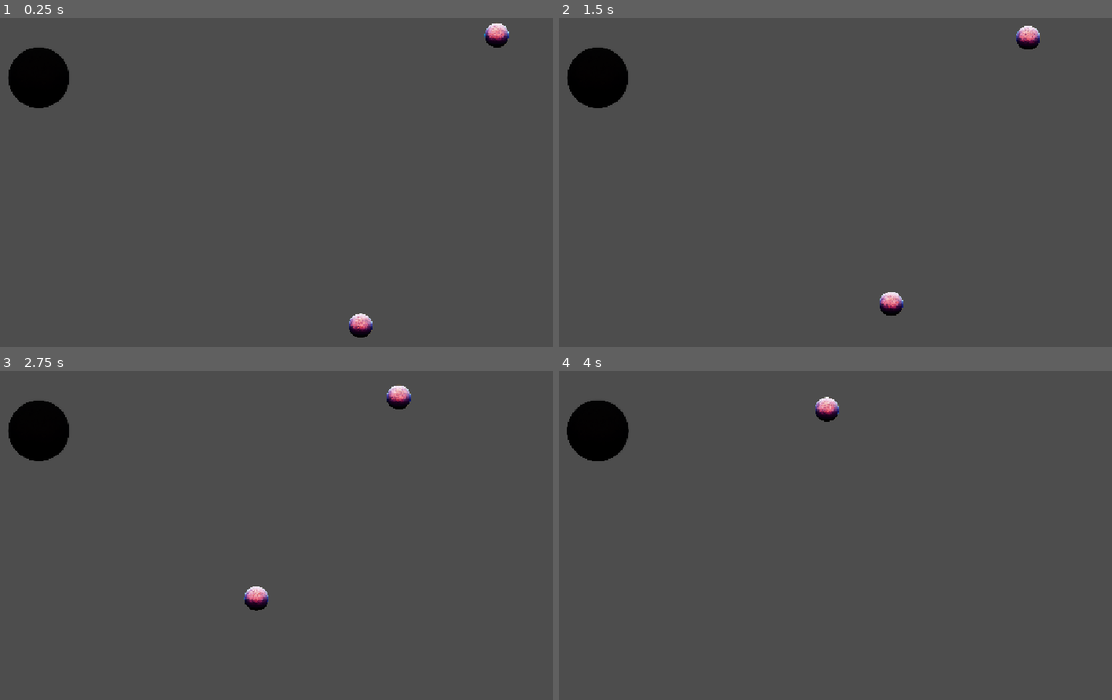
Above: before the commit, frames 1-4 (two rows, left to right).
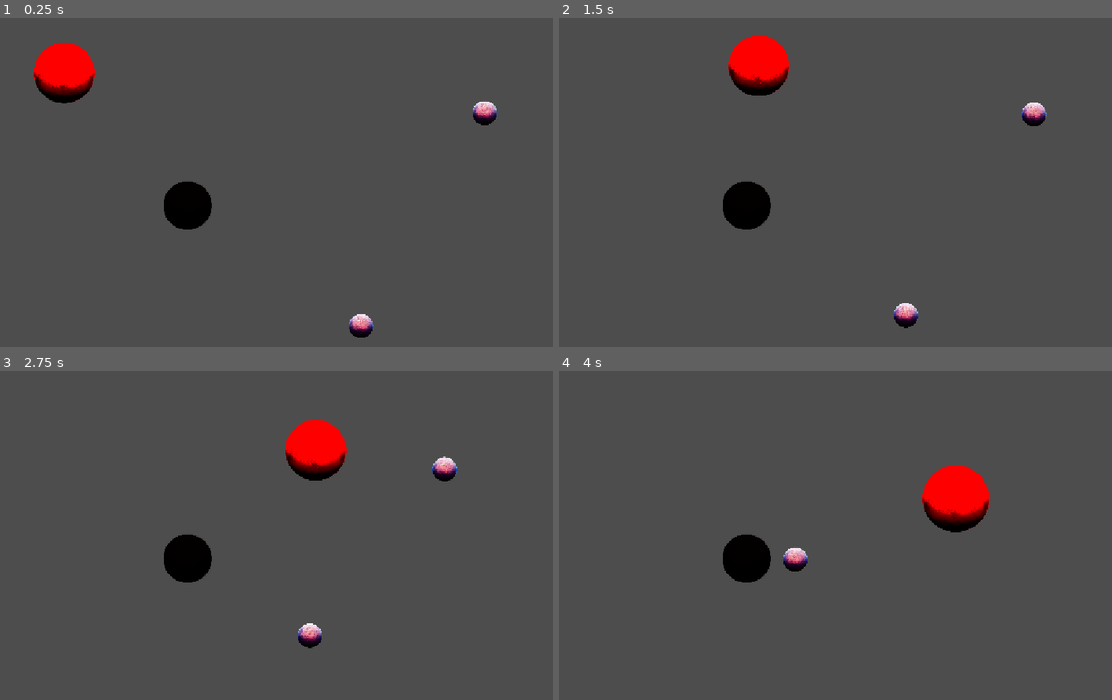
Above: after the commit, the same moments.

Repository: jandabrowski125/shift-hole
Game: Godot game, scene res://scenes/test_arena.tscn
The game is run twice, just before and just after one commit, with the same random seed, the same clock (stepped at 60 frames per second) and the same inputs.
Inputs:
- Up to frame 1 (0.25 s): no input
- Up to frame 2 (1.5 s): no input
- Up to frame 3 (2.75 s): no input
- Up to frame 4 (4 s): no input

The runs differ from the first frame. In frame 1, 4.0% of the frame differs, in the area x 1-93%, y 1-98%; in frame 2, 5.2%; in frame 3, 5.2%, in the area x 1-83%, y 4-85%; in frame 4, 5.1%.

Commit message:
Feat: static black hole

Diff:
--- a/scenes/scene_elements/planet.tscn
+++ b/scenes/scene_elements/planet.tscn
@@ -6,6 +6,8 @@
 radius = 22.203604
 
 [node name="Planet" type="RigidBody2D" unique_id=851073145]
+collision_layer = 2
+collision_mask = 3
 
 [node name="Sprite2D" type="Sprite2D" parent="." unique_id=1109438795]
 scale = Vector2(0.03, 0.03)
--- a/scenes/scene_elements/player.tscn
+++ b/scenes/scene_elements/player.tscn
@@ -1,6 +1,6 @@
 [gd_scene format=3 uid="uid://dxho1h5kuf7kf"]
 
-[ext_resource type="Script" uid="uid://y0e1gmccb5u5" path="res://scenes/scene_elements/player.gd" id="1_dvmro"]
+[ext_resource type="Script" uid="uid://y0e1gmccb5u5" path="res://scripts/player.gd" id="1_dvmro"]
 [ext_resource type="Texture2D" uid="uid://c8bdvhm4ocvvt" path="res://textures/planet.png" id="1_pok6h"]
 
 [sub_resource type="CircleShape2D" id="CircleShape2D_cfwyv"]
@@ -9,16 +9,21 @@
 [sub_resource type="CircleShape2D" id="CircleShape2D_2ybf6"]
 radius = 881.0959
 
+[sub_resource type="CircleShape2D" id="CircleShape2D_88rhy"]
+radius = 57.07889
+
 [node name="Player" type="RigidBody2D" unique_id=851073145]
 mass = 100.0
 script = ExtResource("1_dvmro")
 
 [node name="Sprite2D" type="Sprite2D" parent="." unique_id=1109438795]
-modulate = Color(0.012617188, 0.012617188, 0.012617188, 1)
+modulate = Color(5.7219377, 0, 0, 1)
 scale = Vector2(0.075, 0.075)
 texture = ExtResource("1_pok6h")
 
 [node name="CollisionTrigger" type="Area2D" parent="." unique_id=80762426]
+collision_layer = 2
+collision_mask = 2
 input_pickable = false
 
 [node name="CollisionShape2D" type="CollisionShape2D" parent="CollisionTrigger" unique_id=117535692]
@@ -26,15 +31,20 @@
 debug_color = Color(0, 0.008664037, 0.0122821415, 0.41960785)
 
 [node name="GravityArea2D" type="Area2D" parent="." unique_id=824226226]
+visible = false
+collision_layer = 2
+collision_mask = 2
 gravity_space_override = 1
 gravity_point = true
 gravity_point_unit_distance = 60.0
 gravity_point_center = Vector2(0, 0)
 gravity_direction = Vector2(0, 0)
-gravity = 9800.0
 
 [node name="CollisionShape2D" type="CollisionShape2D" parent="GravityArea2D" unique_id=773216362]
 shape = SubResource("CircleShape2D_2ybf6")
 debug_color = Color(0.015592533, 0.014397634, 0.017621012, 0.41960785)
 
+[node name="CollisionShape2D" type="CollisionShape2D" parent="." unique_id=380145062]
+shape = SubResource("CircleShape2D_88rhy")
+
 [connection signal="body_entered" from="CollisionTrigger" to="." method="_on_collision_trigger_body_entered"]
--- /dev/null
+++ b/scenes/scene_elements/static_celestial.tscn
@@ -0,0 +1,49 @@
+[gd_scene format=3 uid="uid://i8ucdg1y72yq"]
+
+[ext_resource type="Script" uid="uid://d21xd83eanwpk" path="res://scripts/static_celestial.gd" id="1_kf5nv"]
+[ext_resource type="Texture2D" uid="uid://c8bdvhm4ocvvt" path="res://textures/planet.png" id="1_y1760"]
+
+[sub_resource type="CircleShape2D" id="CircleShape2D_cfwyv"]
+radius = 1643.0195
+
+[sub_resource type="CircleShape2D" id="CircleShape2D_2ybf6"]
+radius = 24.020824
+
+[sub_resource type="CircleShape2D" id="CircleShape2D_ppd8k"]
+radius = 43.011627
+
+[node name="StaticCelestial" type="StaticBody2D" unique_id=1448866130]
+collision_layer = 0
+script = ExtResource("1_kf5nv")
+
+[node name="Gravity" type="Area2D" parent="." unique_id=201071878]
+collision_layer = 3
+collision_mask = 3
+gravity_space_override = 1
+gravity_point = true
+gravity_point_unit_distance = 60.0
+gravity_point_center = Vector2(0, 0)
+gravity_direction = Vector2(0, 0)
+gravity = 1000.0
+
+[node name="CollisionShape2D" type="CollisionShape2D" parent="Gravity" unique_id=302503440]
+shape = SubResource("CircleShape2D_cfwyv")
+debug_color = Color(0.4509804, 0.5686275, 0.5058824, 0.09411765)
+
+[node name="CollisionTrigger" type="Area2D" parent="." unique_id=2045739461]
+collision_layer = 3
+collision_mask = 3
+
+[node name="CollisionShape2D" type="CollisionShape2D" parent="CollisionTrigger" unique_id=668501574]
+shape = SubResource("CircleShape2D_2ybf6")
+debug_color = Color(0.62078387, 0.51145566, 0.43481022, 0.41960785)
+
+[node name="CollisionShape2D" type="CollisionShape2D" parent="." unique_id=209044130]
+shape = SubResource("CircleShape2D_ppd8k")
+
+[node name="Sprite2D" type="Sprite2D" parent="." unique_id=1992204393]
+modulate = Color(0.012617188, 0, 0, 1)
+scale = Vector2(0.06, 0.06)
+texture = ExtResource("1_y1760")
+
+[connection signal="body_entered" from="CollisionTrigger" to="." method="_on_collision_trigger_body_entered"]
--- a/scenes/test_arena.tscn
+++ b/scenes/test_arena.tscn
@@ -2,19 +2,25 @@
 
 [ext_resource type="PackedScene" uid="uid://dxho1h5kuf7kf" path="res://scenes/scene_elements/player.tscn" id="1_egl6x"]
 [ext_resource type="PackedScene" uid="uid://d1fb6l57sxg4d" path="res://scenes/scene_elements/planet.tscn" id="2_og1mu"]
+[ext_resource type="PackedScene" uid="uid://i8ucdg1y72yq" path="res://scenes/scene_elements/static_celestial.tscn" id="3_xjnh2"]
 
 [node name="TestArena" type="Node2D" unique_id=109389340]
 
 [node name="Camera2D" type="Camera2D" parent="." unique_id=778244290]
 
-[node name="Node" type="Node" parent="." unique_id=1667924499]
+[node name="Planets" type="Node" parent="." unique_id=1667924499]
 
-[node name="Planet1" parent="Node" unique_id=146977182 instance=ExtResource("2_og1mu")]
-position = Vector2(474, -249)
+[node name="Planet1" parent="Planets" unique_id=146977182 instance=ExtResource("2_og1mu")]
+position = Vector2(451, -106)
 mass = 10.0
 
-[node name="Planet2" parent="Node" unique_id=851073145 instance=ExtResource("2_og1mu")]
+[node name="Planet2" parent="Planets" unique_id=851073145 instance=ExtResource("2_og1mu")]
 position = Vector2(224, 286)
 
 [node name="Player" parent="." unique_id=1358009626 instance=ExtResource("1_egl6x")]
 position = Vector2(-368, -171)
+startVelocityX = 200.0
+startVelocityY = -40.0
+
+[node name="StaticCelestial" parent="." unique_id=1448866130 instance=ExtResource("3_xjnh2")]
+position = Vector2(-95, 64)
--- /dev/null
+++ b/scripts/player.gd
@@ -0,0 +1,30 @@
+extends RigidBody2D
+
+const GRAVITY = 9.81
+
+@export var startVelocityX: float = 0:
+	set(value):
+		startVelocityX = value
+@export var startVelocityY: float = 0:
+	set(value):
+		startVelocityY = value
+
+# Called when the node enters the scene tree for the first time.
+func _ready() -> void:
+	$GravityArea2D.gravity = self.mass * GRAVITY
+	self.linear_velocity = Vector2(startVelocityX, startVelocityY)
+
+# Called every frame. 'delta' is the elapsed time since the previous frame.
+func _process(delta: float) -> void:
+	pass
+
+
+func _on_collision_trigger_body_entered(body: Node2D) -> void:
+	if body is RigidBody2D:
+		#Skalowanie CollisionShapes podobno nie działa (testowałem).
+		#Workaround - skalować tylko image. Trochę do dupy, ale fajnie żeby dziura rosła.
+		$Sprite2D.scale *= (self.mass + body.mass)/self.mass
+		self.mass += body.mass
+		$GravityArea2D.gravity = self.mass * GRAVITY
+		print("Player mass increased by ", body.mass)
+		body.queue_free()
--- a/scenes/scene_elements/player.gd
+++ b/scripts/static_celestial.gd
@@ -1,4 +1,4 @@
-extends RigidBody2D
+extends StaticBody2D
 
 
 # Called when the node enters the scene tree for the first time.
@@ -12,10 +12,5 @@
 
 
 func _on_collision_trigger_body_entered(body: Node2D) -> void:
-	if body is RigidBody2D:
-		self.scale *= (self.mass + body.mass)/self.mass
-		self.mass += body.mass
-		$GravityArea2D.gravity = self.mass * 9.81
-		print("Player mass increased by ", body.mass)
-
 		body.queue_free()
+		print("You lost the game. Try again.")
--- /dev/null
+++ b/velocity_impulse.gd
@@ -0,0 +1,11 @@
+extends Node
+
+
+# Called when the node enters the scene tree for the first time.
+func _ready() -> void:
+	pass # Replace with function body.
+
+
+# Called every frame. 'delta' is the elapsed time since the previous frame.
+func _process(delta: float) -> void:
+	pass
Renamed: scenes/scene_elements/collision_trigger.gd -> scripts/collision_trigger.gd
Renamed: scenes/scene_elements/collision_trigger.gd.uid -> scripts/collision_trigger.gd.uid
Renamed: scenes/scene_elements/player.gd.uid -> scripts/player.gd.uid
Not shown, added: scripts/static_celestial.gd.uid
Not shown, added: velocity_impulse.gd.uid
